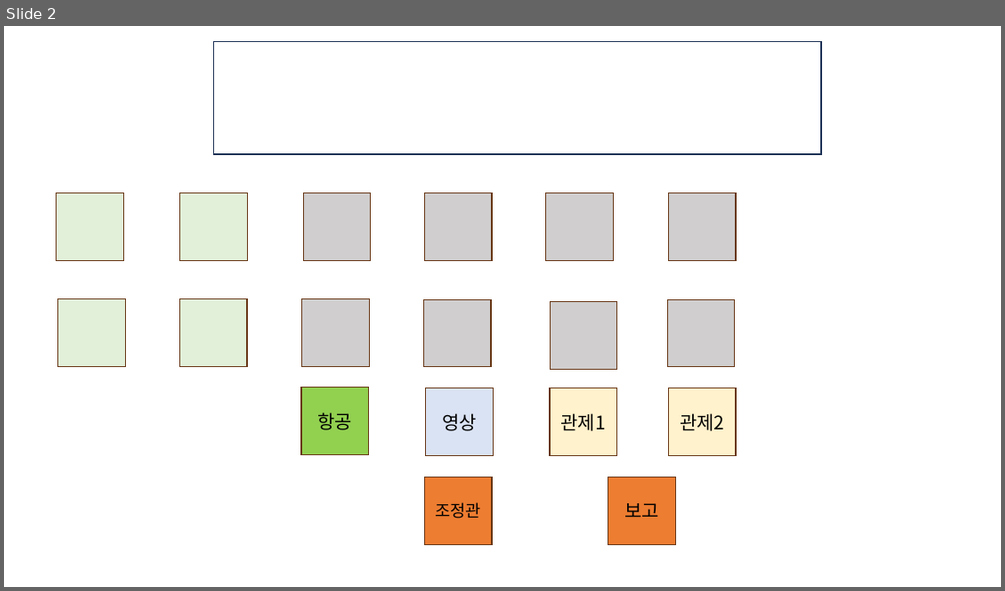
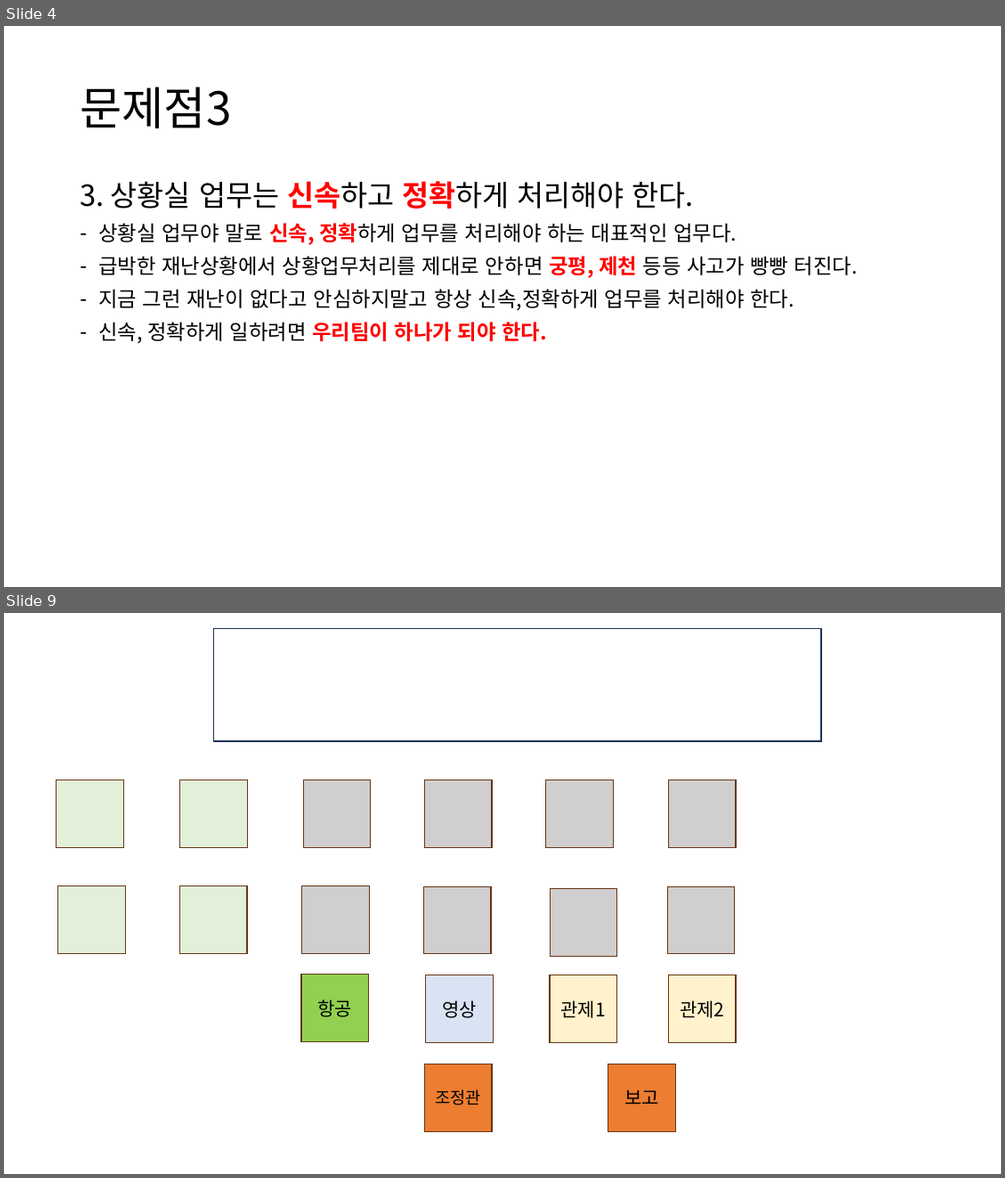
Before and after one commit to Chunopark/fire1, a slide deck: 3팀 상황실 전술.pptx. Shown one above the other, each under a label of ours: slide 2 before the commit, slides 4 and 9 after it; the slides between them are not shown. The pictures are 1005x591 and 1005x1178 pixels, drawn with LibreOffice and Linux fonts; fonts in the diff are those of the drawing. Boxes give left, top, right and bottom in pixels: in the first picture for what was removed or moved away, otherwise in the second. Text is boxed around its words. In the diff, an @@ line names an element or a change of style, - is before the commit and + after.

```diff
--- a/3팀 상황실 전술.pptx
+++ b/3팀 상황실 전술.pptx
@@ slide 4 added at (4,26,1001,587), background #FFFFFF @@
@@ title added at (80,87,231,128), 44 pt, text #000000 @@
+문제점3
@@ text added at (80,181,858,343), 20 pt, text #000000 @@
+3. 상황실 업무는 신속하고 정확하게 처리해야 한다.
+– 상황실 업무야 말로 신속, 정확하게 업무를 처리해야 하는 대표적인 업무다.
+– 급박한 재난상황에서 상황업무처리를 제대로 안하면 궁평, 제천 등등 사고가 빵빵 터진다.
+– 지금 그런 재난이 없다고 안심하지말고 항상 신속,정확하게 업무를 처리해야 한다.
+– 신속, 정확하게 일하려면 우리팀이 하나가 되야 한다.
@@ what was slide 2 is now slide 9 @@
```
Also in this commit, not shown: 9 other slides added, 1 slide removed.
